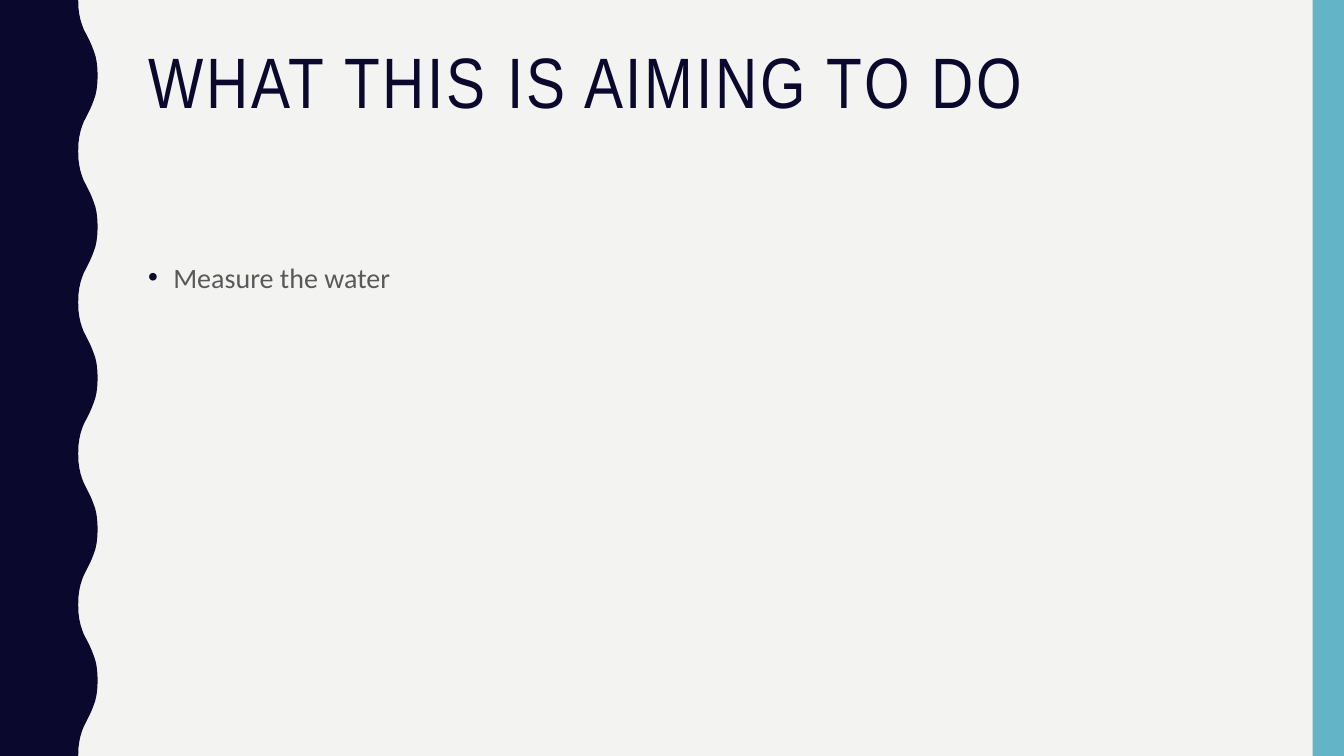
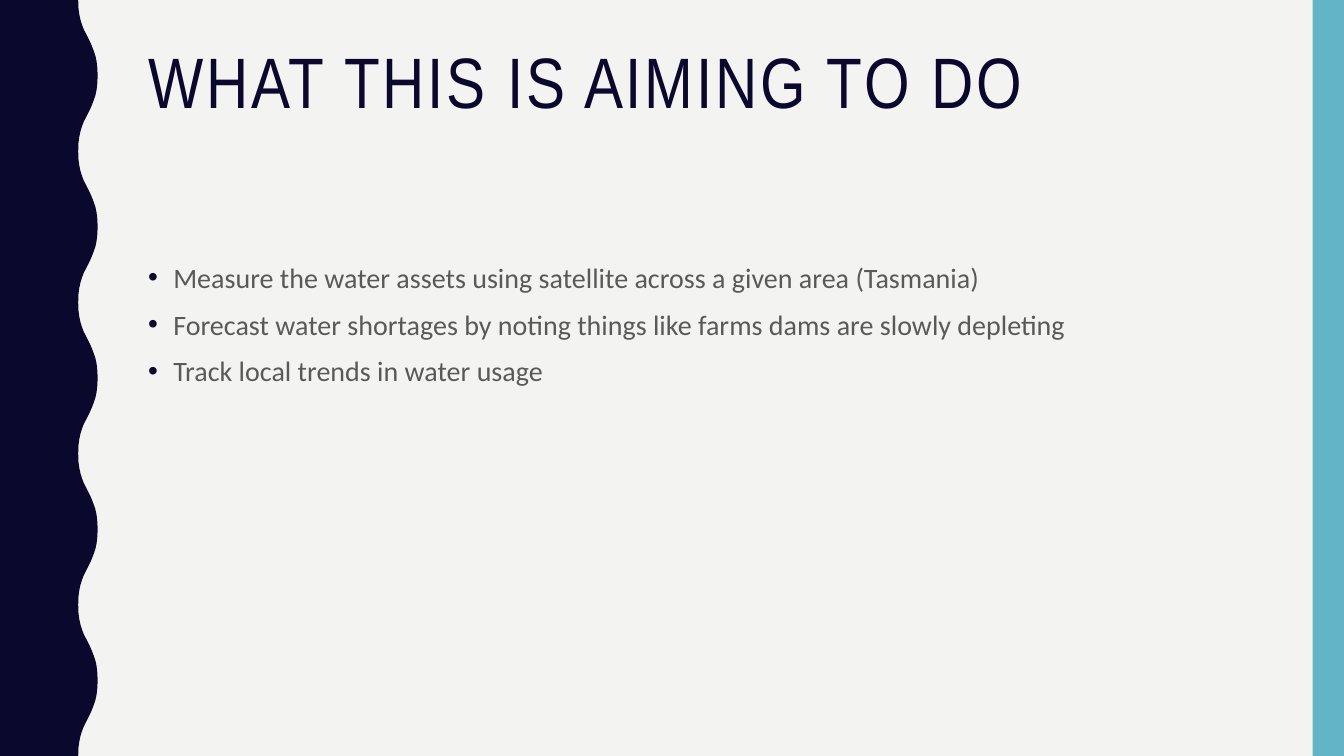
Before and after one commit to TSP66/WaterCalc, a slide deck: slide 2 of Presentation.pptx. Drawn at 1344x756 pixels with LibreOffice and Linux fonts; fonts in the diff are those of the drawing. Boxes give left, top, right and bottom in pixels: in the first picture for what was removed or moved away, otherwise in the second. Text is boxed around its words. In the diff, an @@ line names an element or a change of style, - is before the commit and + after.

```diff
--- a/Presentation.pptx
+++ b/Presentation.pptx
@@ text at (x1=173, y1=268, x2=1064, y2=386): text changed @@
-• Measure the water
+• Measure the water assets using satellite across a given area (Tasmania)
+• Forecast water shortages by noting things like farms dams are slowly depleting
+• Track local trends in water usage
```
Also in this commit, not shown: 10 other files.
